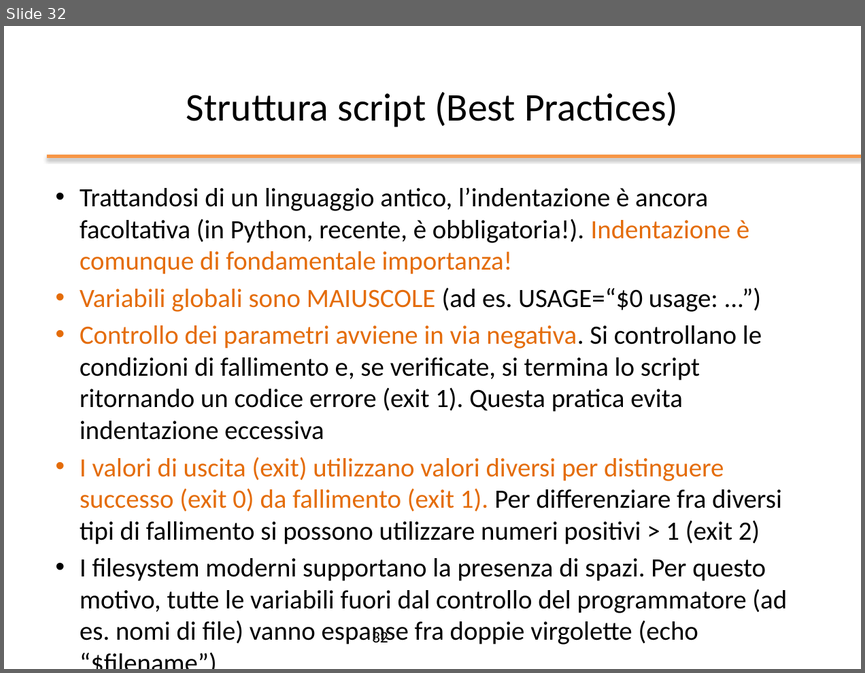
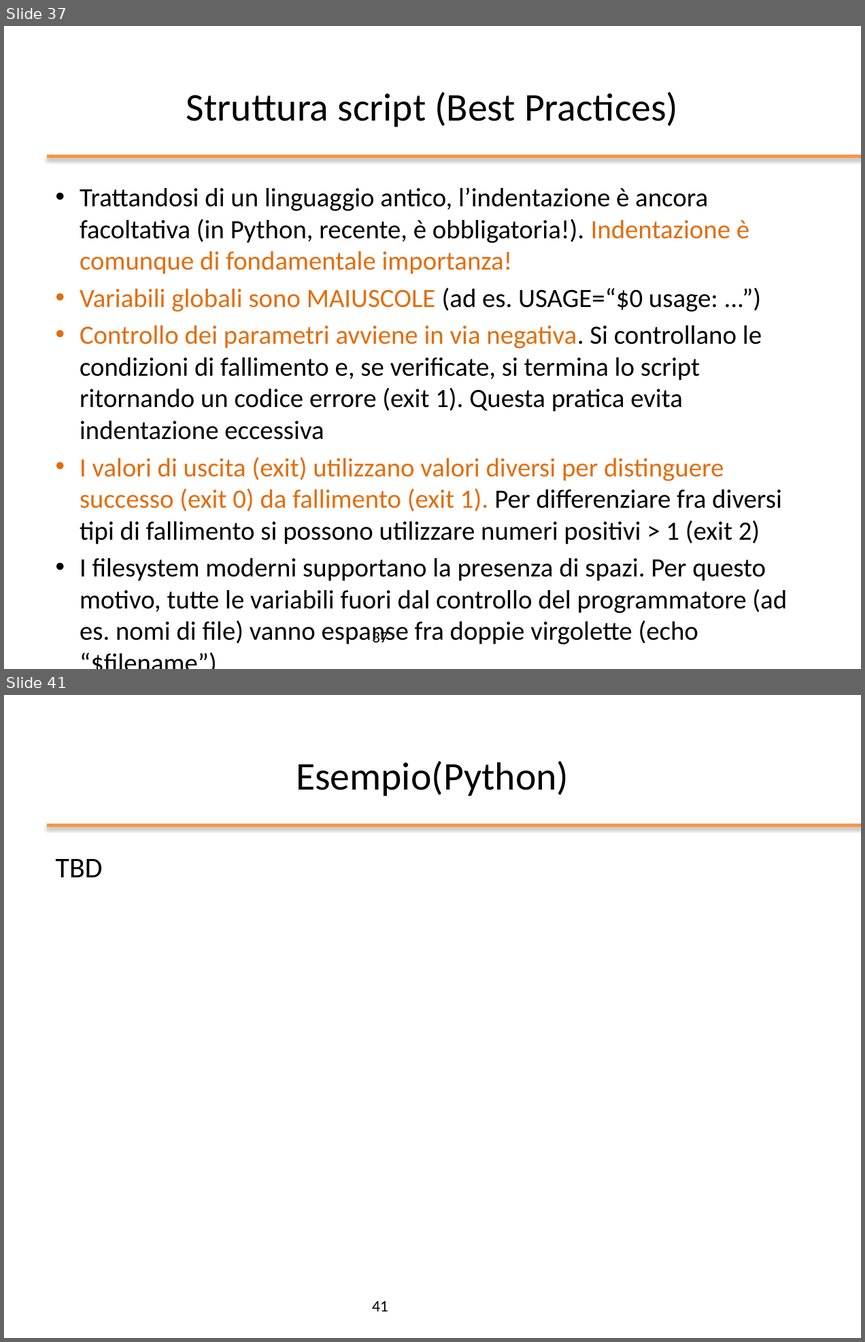
Before and after one commit to nbicocchi/operatingsystemsbsc, a slide deck: slides/ppt/03_Bash Scripting.pptx. Shown one above the other, each under a label of ours: slide 32 before the commit, slides 37 and 41 after it; the slides between them are not shown. The pictures are 865x673 and 865x1342 pixels, drawn with LibreOffice and Linux fonts; fonts in the diff are those of the drawing; background and template pictures are left out. Boxes give left, top, right and bottom in pixels: in the first picture for what was removed or moved away, otherwise in the second. Text is boxed around its words. In the diff, an @@ line names an element or a change of style, - is before the commit and + after.

```diff
--- a/slides/ppt/03_Bash Scripting.pptx
+++ b/slides/ppt/03_Bash Scripting.pptx
@@ slide 41 added at <box>4,695,861,1338</box>, background #FFFFFF; not listed: 1 template element that a slide beside it also shows @@
@@ title added at <box>296,761,568,796</box>, 33 pt, text #000000 @@
+Esempio(Python)
@@ text added at <box>56,859,103,877</box>, 24 pt, text #000000 @@
+TBD
@@ page number added at <box>372,1300,388,1311</box>, 13.5 pt, text #000000 @@
+41
@@ what was slide 32 is now slide 37 @@
@@ page number at <box>372,628,388,642</box>: text changed @@
-32
+37
```
Also in this commit, not shown: 1 slide changed, 9 other slides added, 5 other files.
